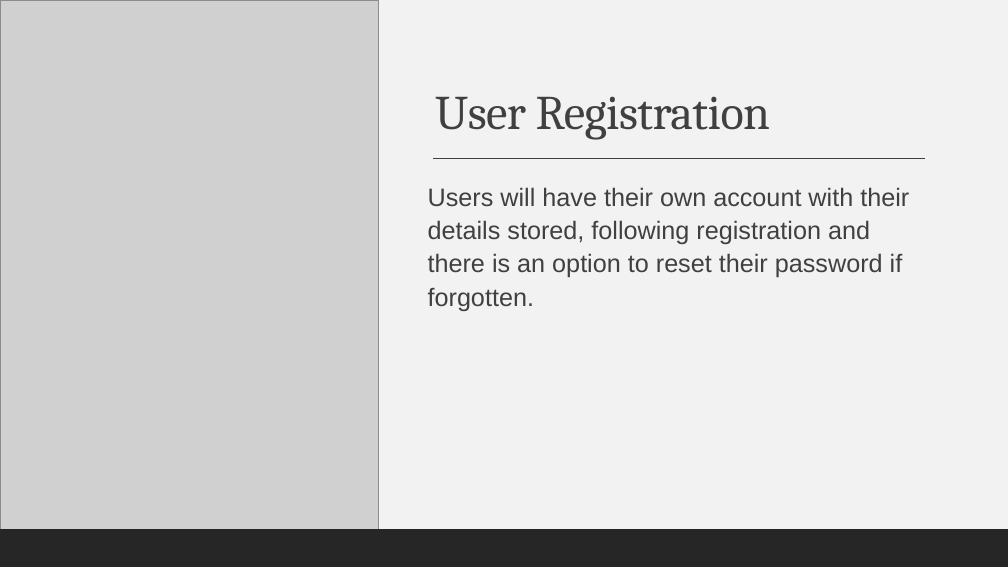
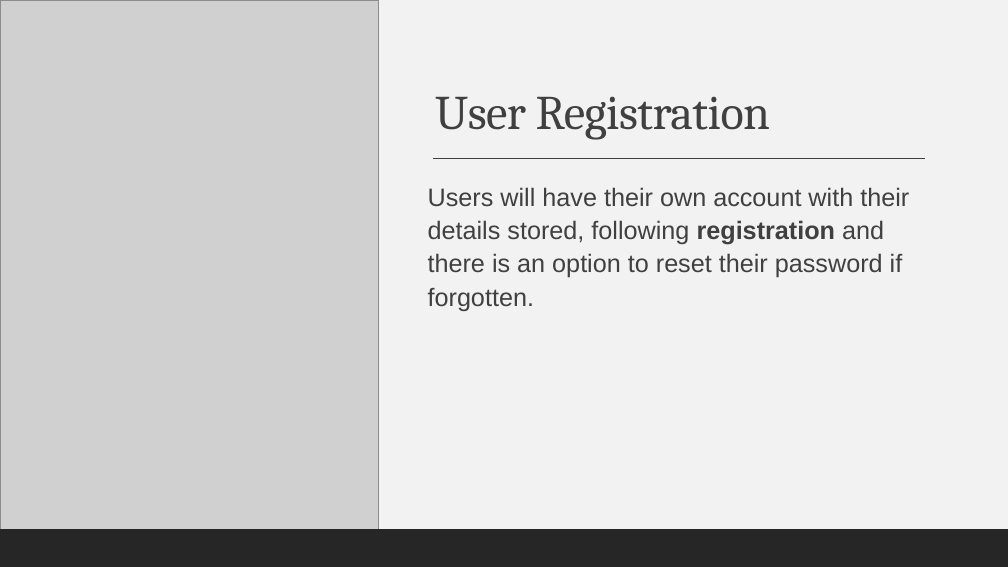
Before and after one commit to AndreiGhita2002/WAD_Car_Market, a slide deck: slide 3 of Presentation.pptx. Drawn at 1008x567 pixels with LibreOffice and Linux fonts; fonts in the diff are those of the drawing; grey boxes stand for pictures. Boxes give left, top, right and bottom in pixels: in the first picture for what was removed or moved away, otherwise in the second. Text is boxed around its words. In the diff, an @@ line names an element or a change of style, - is before the commit and + after.

```diff
--- a/Presentation.pptx
+++ b/Presentation.pptx
@@ text "Users will have their own ..." at box(428, 187, 909, 311): bold on in "registration" @@
```
Also in this commit, not shown: 4 other slides changed, 8 slides added, 3 other files.
